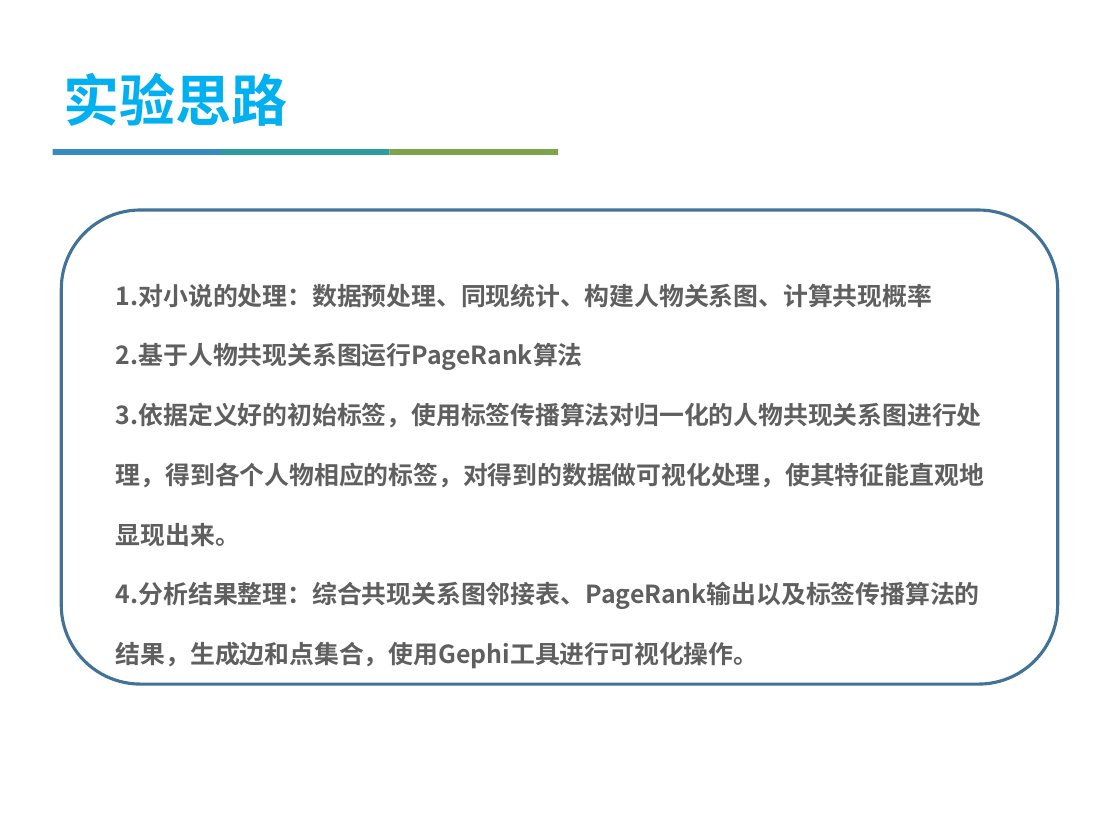
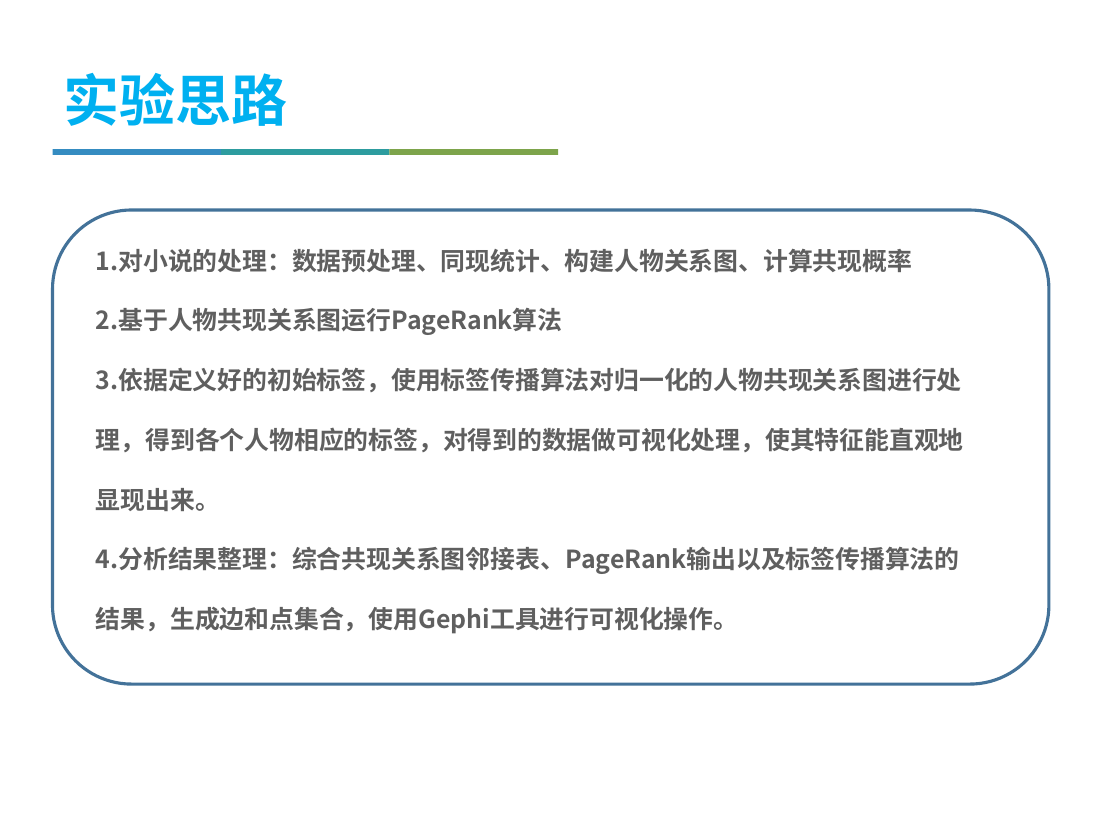
Before and after one commit to jiyizheng/bigdata, a slide deck: slide 3 of mp.pptx. Drawn at 1120x840 pixels with LibreOffice and Linux fonts; fonts in the diff are those of the drawing; background and template pictures are left out. Boxes give left, top, right and bottom in pixels: in the first picture for what was removed or moved away, otherwise in the second. Text is boxed around its words. In the diff, an @@ line names an element or a change of style, - is before the commit and + after.

```diff
--- a/mp.pptx
+++ b/mp.pptx
@@ rounded rectangle moved from (x1=62, y1=211, x2=1058, y2=684) to (x1=53, y1=211, x2=1049, y2=684) @@
@@ text "1.对小说的处理：数据预处理、同现统计、构建人物关系图、计算共现概率" moved from (x1=116, y1=284, x2=984, y2=669) to (x1=96, y1=249, x2=964, y2=634) @@
```
Also in this commit, not shown: 8 other slides changed, 7 slides added, 10 slides removed, 2 other files.
